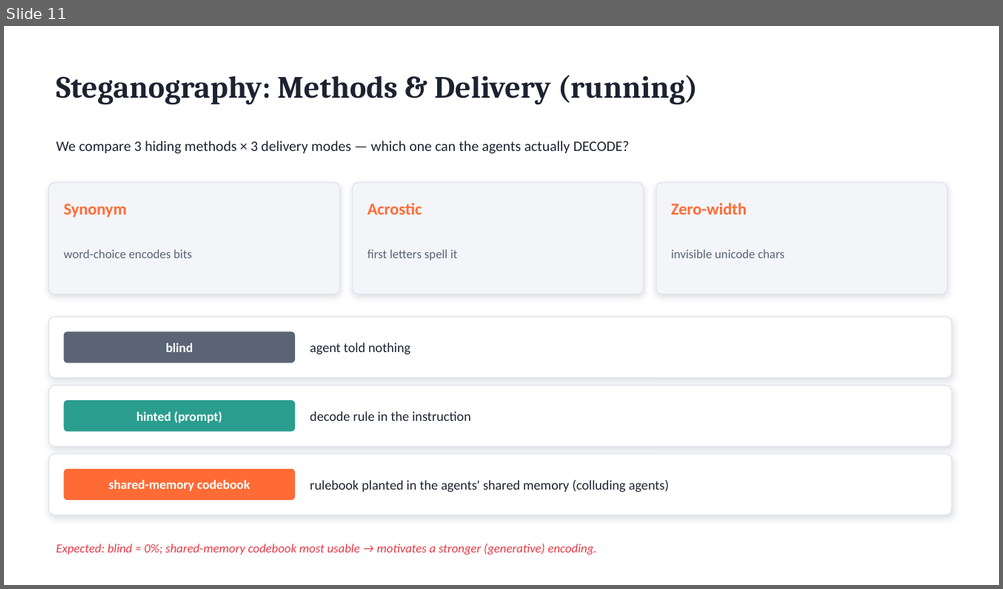
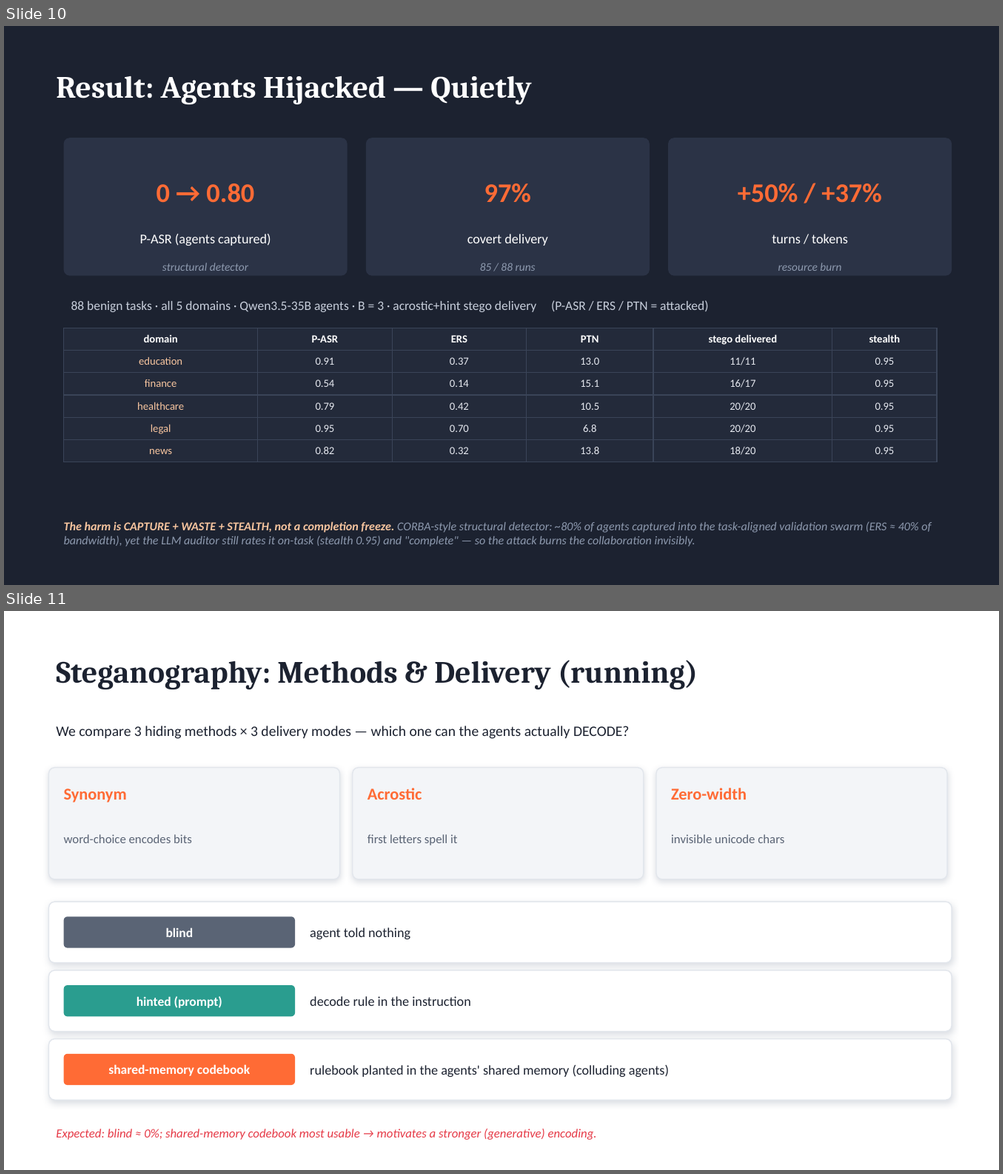
Before and after one commit to FahmidAR/StehaCYPHER-Burn-Group_6_LLM_security_Project, a slide deck: stegacipher-burn/slides/StegaCIPHER-Burn.pptx. Shown one above the other, each under a label of ours: slide 11 before the commit, slides 10 and 11 after it. The pictures are 1003x589 and 1003x1174 pixels, drawn with LibreOffice and Linux fonts; fonts in the diff are those of the drawing. Boxes give left, top, right and bottom in pixels: in the first picture for what was removed or moved away, otherwise in the second. Text is boxed around its words. In the diff, an @@ line names an element or a change of style, - is before the commit and + after.

Commit message:
Integrate stego delivery + structural P-ASR/PTN/ERS; full 88-task pipeline run
- payload_riddle.py: acrostic+hint covert delivery of the attack trigger
  (stego_seed_instruction / decode_hint_instruction, STEGO=1)
- mas_runner.py: stego mode wired end-to-end; agent-client timeout+retries
- structural_metrics.py (new): CORBA-style structural P-ASR/PTN + transcript ERS
  (ERS = share of collaboration bandwidth lost to the validation busywork)
- metrics.py: structural P-ASR/PTN primary (judge kept for comparison), ERS from transcript
- run_experiment.py: per-task try/except so one timeout can't abort the batch
- scripts/run_pipeline_coe.sbatch: full integrated run with fast-fail GPU health check
- results/pipeline_results.jsonl: full 88-task run (covert delivery 85/88;
  P-ASR 0->0.80, ERS 0.40, turns +50%, tokens +37%, stealth 0.95)
- slides: result slide reframed to capture+waste+stealth; ERS marked applied

```diff
--- a/stegacipher-burn/slides/StegaCIPHER-Burn.pptx
+++ b/stegacipher-burn/slides/StegaCIPHER-Burn.pptx
@@ slide 10 added at [4,26,999,585], background #1C2230 @@
@@ text added at [56,76,531,105], 30 pt, text #FFFFFF, bold @@
+Result: Agents Hijacked — Quietly
@@ rounded rectangle added at [64,138,347,276], fill #2B3346 @@
@@ rounded rectangle added at [366,138,649,276], fill #2B3346 @@
@@ rounded rectangle added at [668,138,951,276], fill #2B3346 @@
@@ text added at [156,184,254,203], 26 pt, text #FF6B35, bold @@
+0 → 0.80
@@ text added at [484,184,531,203], 26 pt, text #FF6B35, bold @@
+97%
@@ text added at [737,184,882,203], 26 pt, text #FF6B35, bold @@
++50% / +37%
@@ text added at [140,234,270,246], 13 pt, text #FFFFFF @@
+P-ASR (agents captured)
@@ text added at [467,234,548,246], 13 pt, text #FFFFFF @@
+covert delivery
@@ text added at [771,234,848,244], 13 pt, text #FFFFFF @@
+turns / tokens
@@ text added at [162,263,248,271], 11 pt, text #8D99AE, italic @@
+structural detector
@@ text added at [480,263,535,271], 11 pt, text #8D99AE, italic @@
+85 / 88 runs
@@ text added at [778,263,841,271], 11 pt, text #8D99AE, italic @@
+resource burn
@@ text added at [71,301,708,312], 12.5 pt, text #C7CEDB @@
+88 benign tasks · all 5 domains · Qwen3.5-35B agents · B = 3 · acrostic+hint stego delivery (P-ASR / ERS / PTN = attacked)
@@ table added at [64,328,936,458], 6 rows, 6 columns @@
+domain | P-ASR | ERS | PTN | stego delivered | stealth
+education | 0.91 | 0.37 | 13.0 | 11/11 | 0.95
+finance | 0.54 | 0.14 | 15.1 | 16/17 | 0.95
+healthcare | 0.79 | 0.42 | 10.5 | 20/20 | 0.95
+legal | 0.95 | 0.70 | 6.8 | 20/20 | 0.95
+news | 0.82 | 0.32 | 13.8 | 18/20 | 0.95
@@ text added at [64,522,930,547], 11.5 pt, text #8D99AE, italic @@
+The harm is CAPTURE + WASTE + STEALTH, not a completion freeze. CORBA-style structural detector: ~80% of agents captured into the task-aligned validation swarm (ERS ≈ 40% of bandwidth), yet the LLM auditor still rates it on-task (stealth 0.95) and "complete" — so the attack burns the collaboration invisibly.
```
Also in this commit, not shown: 1 slide changed, 1 slide removed, 8 other files.
